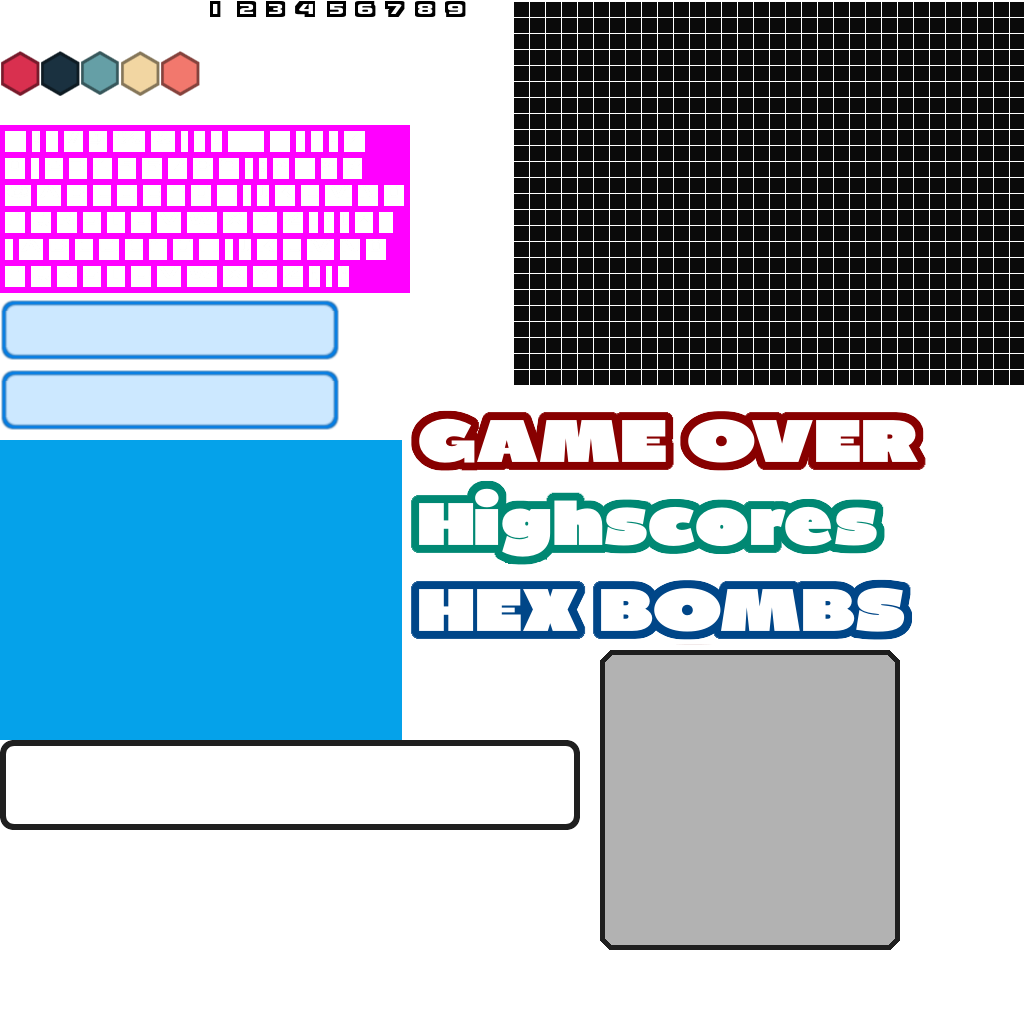
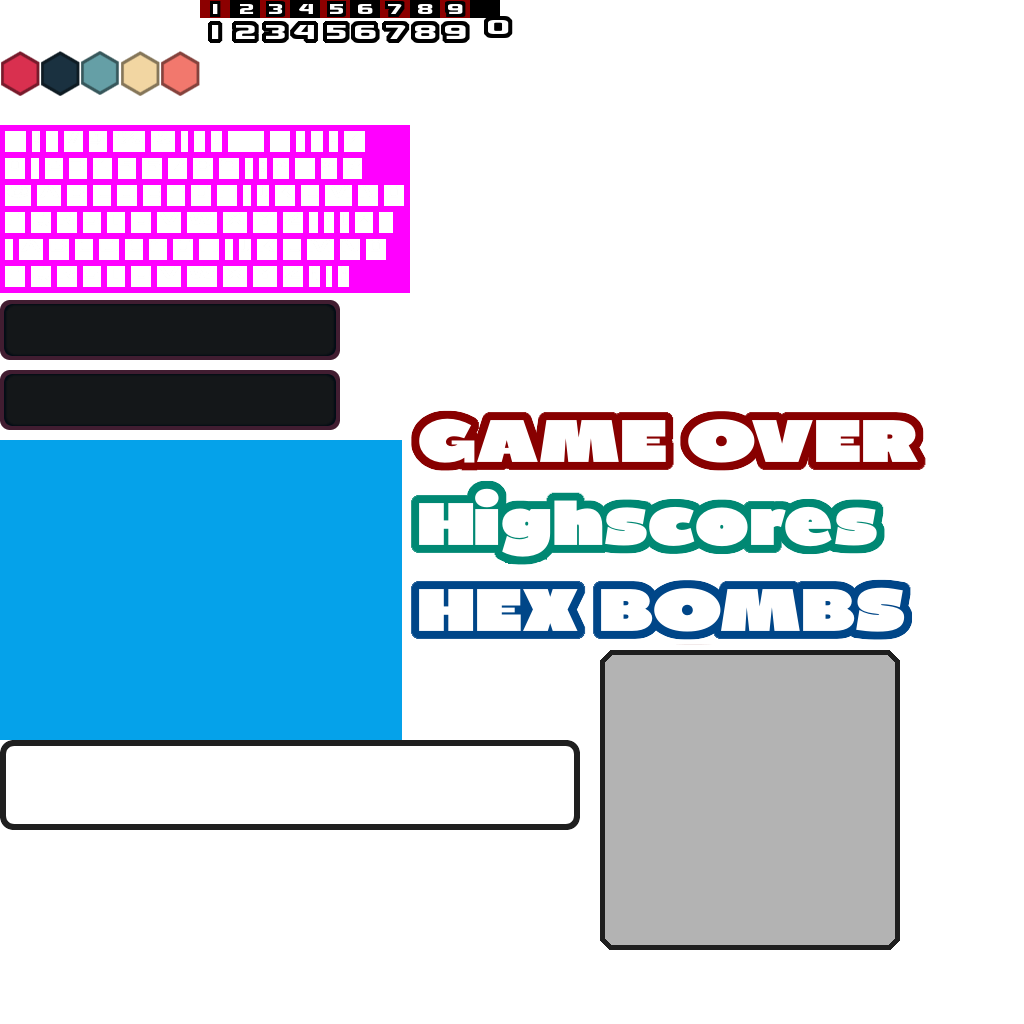
Layers edited between the first and the second 1024 × 1024 image:
showed "Ebene #9", painted on it over [0, 300, 761, 430]
added layer "1234567890" above "Ebene #5" over [212, 20, 509, 39]
moved "Ebene #5" above "Ebene #3", painted on it over [0, 16, 580, 430]
moved "Ebene #1" above "Ebene #6", painted on it over [514, 2, 1024, 385]
hid "Ebene #6", painted on it over [411, 2, 1024, 385]
painted on "Ebene #7" over [0, 300, 926, 430]
showed "Ebene #10", moved it above "Ebene" over [200, 0, 500, 18]
moved "Ebene" above "Hintergrund", painted on it over [1, 300, 339, 430]
